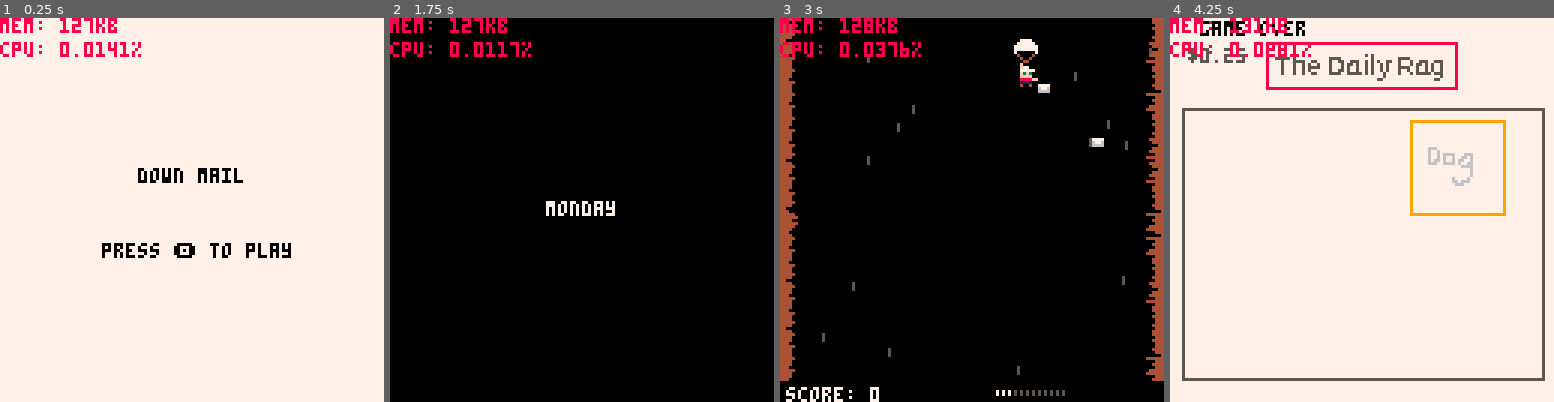
Above: before the commit, frames 1-4 (left to right).
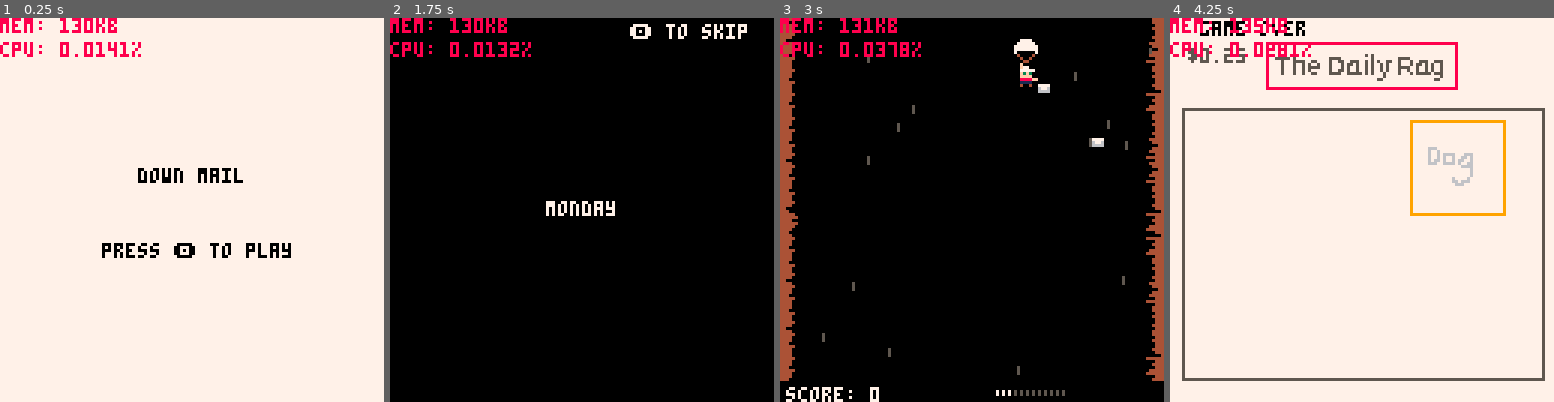
Above: after the commit, the same moments.

Repository: sugarvoid/down-mail
Game: PICO-8 cartridge down_mail.p8
Two runs of this game, one before a commit and one after it. Both use one fixed random seed, a clock stepped at 60 frames per second and the inputs below.
Inputs:
- Up to frame 1 (0.25 s): no input
- Up to frame 2 (1.75 s): tap X (X key) at 0.33, 1.07 s; tap O (Z key) at 0.7, 1.7 s; hold Right from 1.6 s (still down)
- Up to frame 3 (3 s): tap X (X key) at 1.85, 2.97 s; release Right at 2.1 s; tap O (Z key) at 2.1, 2.5, 2.9 s; hold Up 2.15-2.42 s; hold Right from 2.47 s (still down)
- Up to frame 4 (4.25 s): release Right at 3.03 s; hold Left 3.08-3.58 s; tap O (Z key) at 3.3, 3.7, 4.1 s; hold Down 3.63-3.97 s; hold Right from 4.02 s (still down); tap X (X key) at 4.08 s

The runs differ from the first frame. In frame 1, less than 0.1% of the frame differs, in the area x 18-24%, y 0-4%; in frame 2, 0.6%, in the area x 18-93%, y 0-11%; in frame 3, less than 0.1%; in frame 4, less than 0.1%.

Commit message:
Add more to demon

Diff:
--- a/down_mail.p8
+++ b/down_mail.p8
@@ -24,6 +24,7 @@
 #include src/ring.lua
 #include src/hazard.lua
 #include src/spawner.lua
+#include src/skull.lua
 
 __gfx__
 0000000000f00f0000f0000000f00f0000f0000000f00f0000f00000007777000077770000707000000000000000000044440000000444440000000000000000
@@ -92,11 +93,11 @@
 99999999999999999999999999999999eeeeeeeeeeeeeeeeeeeeeeeeeeeeeeeeccccccccccccccccccccccccccccccccaaaaaaaaaaaaaaaaaaaaaaaaaaaaaaaa
 44444444444444444444444444444444ccccccccccccccccccccccccccccccccaaaaaaaaaaaaaaaaaaaaaaaaaaaaaaaa00077000000070000000000000000000
 40000000000000000000000000000004c000000000000000000000000000000ca000000000000000000000000000000a00700700000707000000000000000000
-40000000000000000000000000000004c000000000000000000000000000000ca000000000000000000000000000000a00700700000707000000000000000000
-40000000000000000000000000000004c000000000000000000000000000000ca000000000000000000000000000000a00700700000707000000000000000000
-40000000000000000000000000000004c000000000000000000000000000000ca000000000000000000000000000000a00700700000707000000000000000000
-40000000000000000000000000000004c000000000000000000000000000000ca000000000000000000000000000000a00700700000070000000000000000000
-40000000000000000000000000000004c000000000000000000000000000000ca000000000000000000000000000000a00700700000000000000000000000000
+40000000000000000000000000000004c000000000000000000000000000000ca000000000000000000000000000000a00700700000707000070707000000000
+40000000000000000000000000000004c000000000000000000000000000000ca000000000000000000000000000000a00700700000707000077777000000000
+40000000000000000000000000000004c000000000000000000000000000000ca000000000000000000000000000000a00700700000707000070707000000000
+40000000000000000000000000000004c000000000000000000000000000000ca000000000000000000000000000000a00700700000070000077777000000000
+40000000000000000000000000000004c000000000000000000000000000000ca000000000000000000000000000000a00700700000000000007770000000000
 40000000000000000000000000000004c000000000000000000000000000000ca000000000000000000000000000000a00700700000000000000000000000000
 40000000000000000000000000000004c000000000000000000000000000000ca000000000000000000000000000000a00007000000000000000000000000000
 40000000000000000000000000000004c000000000000000000000000000000ca000000000000000000000000000000a00007000000000000000000000000000
--- a/src/demon.lua
+++ b/src/demon.lua
@@ -4,7 +4,7 @@
 local next_demon = 70
 local y_range = { 10, 90 }
 local off_screen_y = 138
-local things = {}
+local demons = {}
 
 local thing_on_left = false
 local thing_on_right = false
@@ -20,7 +20,7 @@
     _demon.img=14
     _demon.next_y = 50
     _demon.tmr_move = -1
-    _demon.tmr_throw = -1
+    _demon.tmr_throw = 100
     _demon.timer = 150
     _demon.time_on_screen = nil -- TODO: longer on screen, throw more often
     _demon.in_play = false
@@ -29,15 +29,16 @@
     _demon.y = off_screen_y
     _demon.curr_animation = _demon.animations["idle"]
 
+    _demon.facing_r = false
+
     if side == "right" then
-        _demon.x = 208
-        _demon.facing_dir = 1
+        _demon.x = 117
+        _demon.facing_r = true
+        _demon.facing_dir = -1
     elseif side == "left" then
         _demon.x = 3
-        _demon.facing_dir = -1
-        for _, a in pairs(_demon.animations) do
-            a:flipH()
-        end
+        _demon.facing_r = false
+        _demon.facing_dir = 1
     end
 
     return _demon
@@ -48,7 +49,7 @@
     --x = get_distance()
     --if is_debug_on then
      --   draw_hitbox(self)
-     spr(self.img, self.x, self.y)
+     sspr(96, 72, 8, 24, self.x, self.y, 8, 24, self.facing_r)
     --end
     --love.graphics.draw(image, self.x, self.y, 0, self.facing_dir, 1, 4, 1)
     --self.curr_animation:draw(thing_sheet, self.x, self.y, 0, self.facing_dir, 1, 16)
@@ -57,7 +58,7 @@
 
 function demon:update(dt)
     for a in all(self.curr_animation.f) do
-        self.img=a
+
     end
 
     if self.curr_animation == self.animations["throw"] and self.curr_animation.done then
@@ -77,7 +78,7 @@
         self.tmr_move -= 1 -- math.clamp(0, self.tmr_move - 1, 90)
         self.tmr_throw -= 1 --math.clamp(0, self.tmr_throw - 1, 90)
         if self.tmr_move == 0 then
-            self:move(math.random(y_range[1], y_range[2]))
+            self:move( randi_rang(y_range[1], y_range[2]))
         end
 
         if self.tmr_throw == 0 then
@@ -86,7 +87,7 @@
 
         for _, l in ipairs(all_letters) do
             if is_colliding(l, self) then
-                table.remove_item(all_letters, l)
+                del(all_letters, l)
                 self:die()
             end
         end
@@ -111,6 +112,7 @@
     self.in_play = true
     self.curr_animation = self.animations["climb"]
     local _y = rnd({y_range[1], y_range[2]})
+    self.y = _y
     -- flux.to(self, 1, { y = _y }):ease("linear"):oncomplete(
     --     function()
     --         --self:move_up()
@@ -126,22 +128,20 @@
     self.curr_animation = self.animations["climb"]
     --FIXME: Sometimes the "thing" will not slide down, it just disappears.
 
-    self.twn_move = flux.to(self, 0.5, { y = off_screen_y }):ease("linear"):oncomplete(
-        function()
+
             thing_on_left = false
             thing_on_right = false
-            del(things, self)
+            del(demons, self)
             self.tmr_move = -1
             self.tmr_throw = -1
-        end
-    )
+
 end
 
 function demon:throw_skull()
     self.curr_animation = self.animations["throw"]
     self.tmr_throw = 60
     --sfx_skull:play()
-    --spawn_skull(self.x-(17*self.facing_dir), self.y+7, player, self.facing_dir)
+    spawn_skull(self.x-(5*self.facing_dir), self.y, p1, self.facing_r)
 end
 
 function update_demon_spawner()
@@ -163,7 +163,7 @@
         end
 
         local _demon = demon:new(_side)
-        table.insert(things, _demon)
+        add(demons, _demon)
         _demon:crawl_on_screen()
     else
         print_debug("there was already a thing on screen")
@@ -175,13 +175,13 @@
 end
 
 function update_demons()
-    for d in all(things) do
+    for d in all(demons) do
         d:update()
     end
 end
 
 function draw_demons()
-    for d in all(things) do
+    for d in all(demons) do
         d:draw()
     end
 end
--- a/src/main.lua
+++ b/src/main.lua
@@ -121,6 +121,7 @@
     p1:update()
     update_particles()
     update_objects()
+    update_demons()
     u_letters()
     map_y += .2
 
@@ -182,6 +183,7 @@
 
     draw_particles()
 
+
     for o in all(objects.front) do
         o:draw()
     end
@@ -195,8 +197,10 @@
     for r in all(rocks) do
         r:draw()
     end
+
     map(0, map_y)
     draw_gui()
+    draw_demons()
 end
 
 function draw_title()
@@ -224,12 +228,17 @@
         pal()
     end
 
-    print("🅾️ to skip", 80, 2)
+    draw_skip()
 end
 
 function draw_day()
     cls(0)
     print(days[day], hcenter(days[day]), vcenter(days[day]), 7)
+    draw_skip()
+end
+
+function draw_skip()
+    print("🅾️ to skip", 80, 2)
 end
 
 function is_colliding(a, b)
--- /dev/null
+++ b/src/skull.lua
@@ -0,0 +1,41 @@
+skulls={}
+
+skull={}
+skull.__index=skull
+
+function spawn_skull(x,y, p,face_r)
+    local _d=setmetatable({},skull)
+
+    _d.x=x
+    _d.y=y
+    _d.target={x=p.x, y=p.y}
+    _d.facing_r=face_r
+    _d.img=142
+    _d.angle=0
+    _d.speed=3
+    _d.prox=0.2
+    print_debug("skull added")
+    add(objects.front, _d)
+    --return _d
+end
+
+function skull:set_target(obj)
+    self.target=obj
+end
+
+function skull:update()
+    local _newangle = atan2(self.target.x-self.x, self.target.y-self.y)
+    if _newangle <= 0.2 then
+        del(objects.front, self)
+        print_debug("player hit by skull")
+    end
+
+    self.angle = angle_lerp(self.angle, _newangle, self.prox)
+    self.x += self.speed * cos(self.angle)
+    self.y += self.speed * sin(self.angle)
+
+end
+
+function skull:draw()
+    spr(self.img,self.x,self.y,1,1,self.facing_r)
+end
--- a/src/spawner.lua
+++ b/src/spawner.lua
@@ -36,7 +36,10 @@
 
         if self.demon <= 0 then
             self.demon = randsec_rang(9, 20)
-            --spawn_thing()
+            spawn_demon()
         end
+
+
+
     end
 }
Not shown, changed: debug.txt
